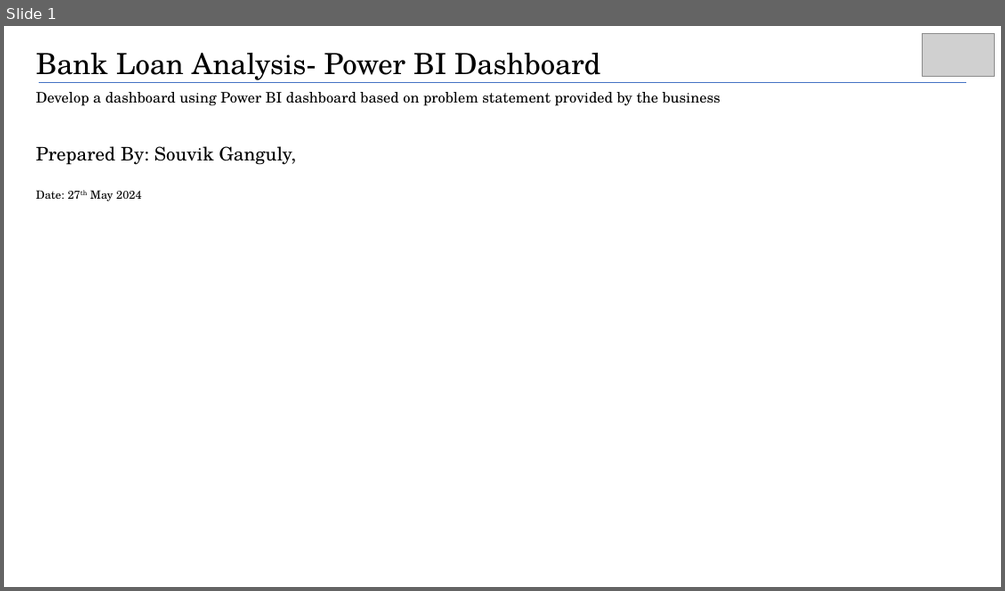
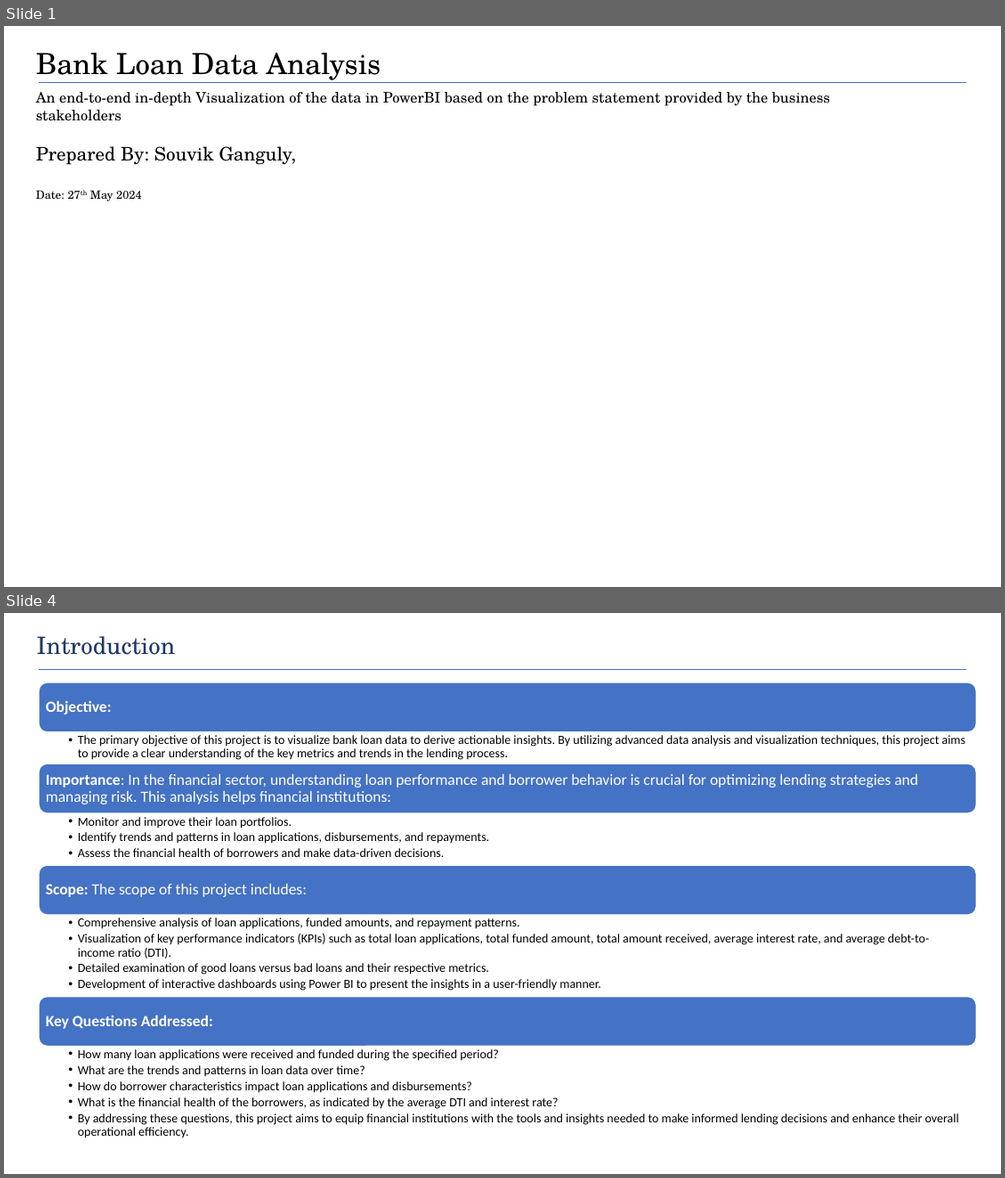
Before and after one commit to ds-souvik/Bank_Loan_Analysis_with_PowerBI_Dashboards, a slide deck: Loan Data Analysis and Dashboard Presentation.pptx. Shown one above the other, each under a label of ours: slide 1 before the commit, slides 1 and 4 after it; the slides between them are not shown. The pictures are 1005x591 and 1005x1178 pixels, drawn with LibreOffice and Linux fonts; fonts in the diff are those of the drawing; grey boxes stand for pictures; background and template pictures are left out. Boxes give left, top, right and bottom in pixels: in the first picture for what was removed or moved away, otherwise in the second. Text is boxed around its words. In the diff, an @@ line names an element or a change of style, - is before the commit and + after.

```diff
--- a/Loan Data Analysis and Dashboard Presentation.pptx
+++ b/Loan Data Analysis and Dashboard Presentation.pptx
@@ slide 4 added at <box>4,613,1001,1174</box>, background #FFFFFF @@
@@ text added at <box>37,636,176,655</box>, 23 pt, text #203864 @@
+Introduction
@@ line added from (39, 669) to (966, 669), #4472C4 1 pt @@
@@ group added at <box>39,682,976,1138</box>: 8 texts, 4 rounded rectangles @@
+Objective:
+  • The primary objective of this project is to visualize bank loan data to derive actionable insights. By utilizing advanced data analysis and visualization techniques, this project aims to provide a clear understanding of the key metrics and trends in the lending process.
+Importance: In the financial sector, understanding loan performance and borrower behavior is crucial for optimizing lending strategies and managing risk. This analysis helps financial institutions:
+  • Monitor and improve their loan portfolios.
+  • Identify trends and patterns in loan applications, disbursements, and repayments.
+  • Assess the financial health of borrowers and make data-driven decisions.
+Scope: The scope of this project includes:
+  • Comprehensive analysis of loan applications, funded amounts, and repayment patterns.
+  • Visualization of key performance indicators (KPIs) such as total loan applications, total funded amount, total amount received, average interest rate, and average debt-to-income ratio (DTI).
+  • Detailed examination of good loans versus bad loans and their respective metrics.
+  • Development of interactive dashboards using Power BI to present the insights in a user-friendly manner.
+Key Questions Addressed:
+  • How many loan applications were received and funded during the specified period?
+  • What are the trends and patterns in loan data over time?
+  • How do borrower characteristics impact loan applications and disbursements?
+  • What is the financial health of the borrowers, as indicated by the average DTI and interest rate?
+  • By addressing these questions, this project aims to equip financial institutions with the tools and insights needed to make informed lending decisions and enhance their overall operational efficiency.
@@ slide 1 changed as well @@
@@ picture removed at <box>922,33,995,76</box> @@
@@ text at <box>36,53,381,83</box>: text changed @@
-Bank Loan Analysis- Power BI Dashboard
+Bank Loan Data Analysis
@@ text at <box>36,92,830,121</box>: text changed @@
-Develop a dashboard using Power BI dashboard based on problem statement provided by the business
+An end-to-end in-depth Visualization of the data in PowerBI based on the problem statement provided by the business stakeholders
```
Also in this commit, not shown: 5 other slides changed, 10 other slides added, 18 slides removed, 1 other file.
